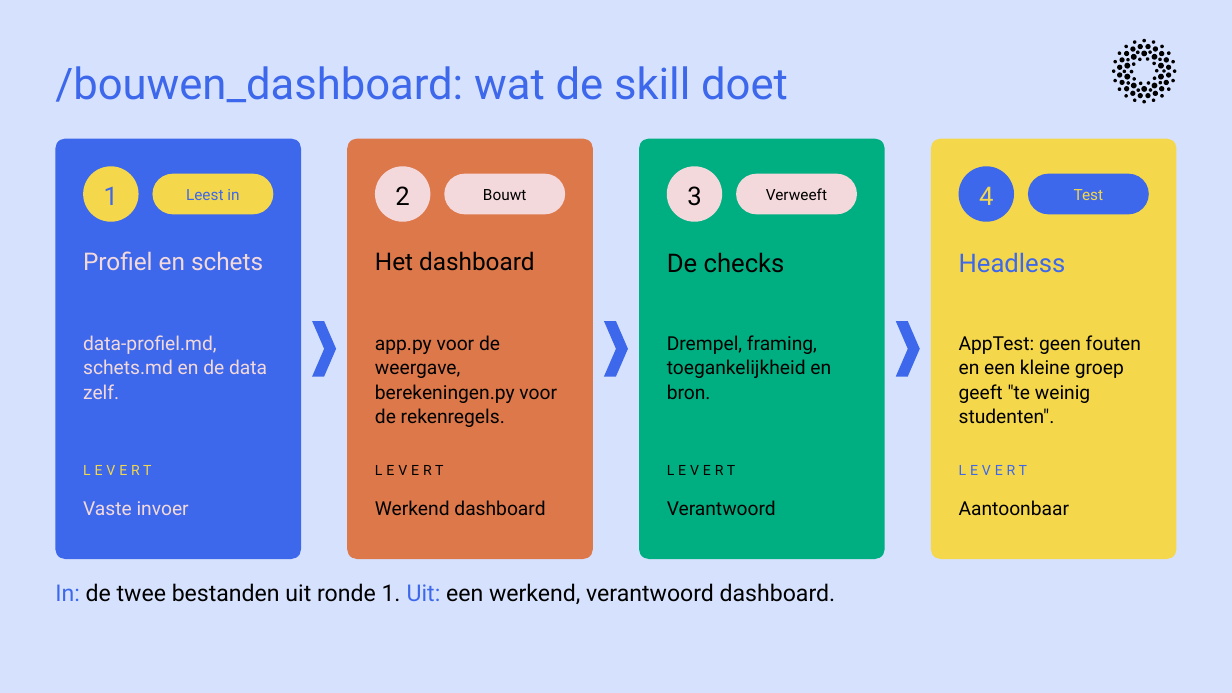
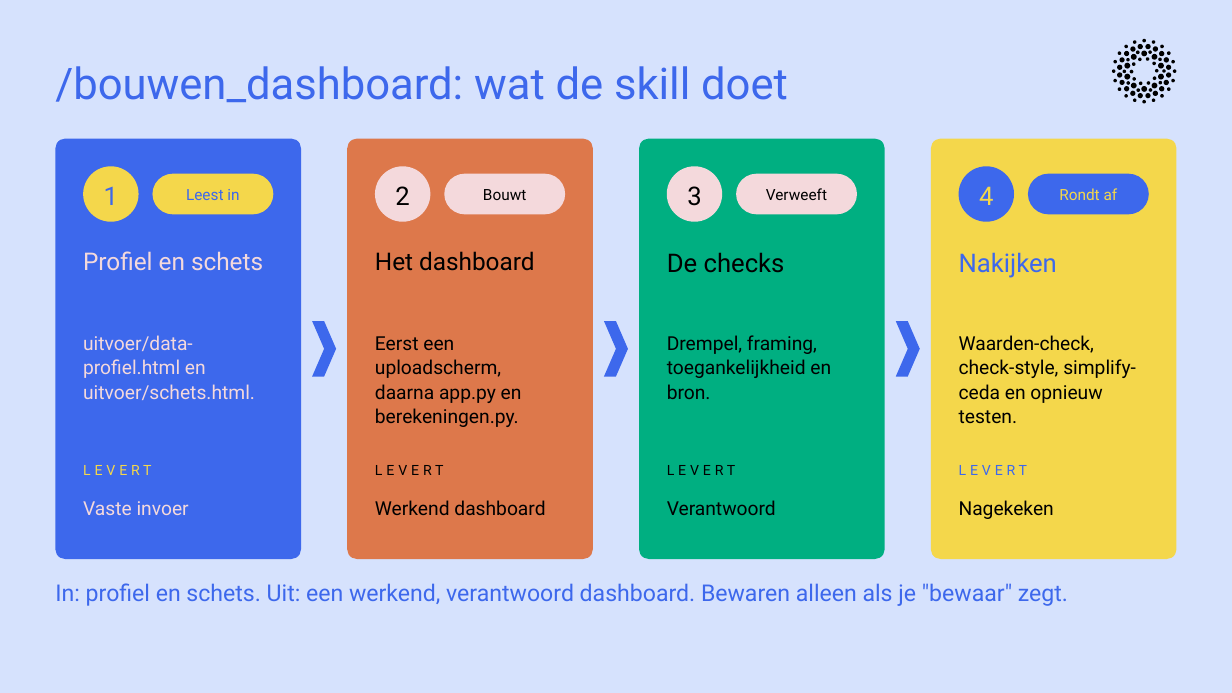
Before and after one commit to cedanl/clidev-presentaties, a slide deck: slide 31 of exports/261005_workshop_rad_uitvoering.pptx (slide 23 before the commit). Drawn at 1232x693 pixels with LibreOffice and Linux fonts; fonts in the diff are those of the drawing. Boxes give left, top, right and bottom in pixels: in the first picture for what was removed or moved away, otherwise in the second. Text is boxed around its words. In the diff, an @@ line names an element or a change of style, - is before the commit and + after.

```diff
--- a/exports/261005_workshop_rad_uitvoering.pptx
+++ b/exports/261005_workshop_rad_uitvoering.pptx
@@ text at [1059,188,1118,200]: text changed @@
-Test
+Rondt af
@@ text at [959,252,1057,278]: text changed @@
-Headless
+Nakijken
@@ text at [83,335,255,400]: text changed @@
-data-profiel.md, schets.md en de data zelf.
+uitvoer/data-profiel.html en uitvoer/schets.html.
@@ text at [375,336,522,427]: text changed @@
-app.py voor de weergave, berekeningen.py voor de rekenregels.
+Eerst een uploadscherm, daarna app.py en berekeningen.py.
@@ text at [959,335,1136,423]: text changed @@
-AppTest: geen fouten en een kleine groep geeft "te weinig studenten".
+Waarden-check, check-style, simplify-ceda en opnieuw testen.
@@ text at [959,500,1054,519]: text changed @@
-Aantoonbaar
+Nagekeken
@@ text at [55,583,1068,606]: text changed; text colour #000000 to #3D68EC @@
-In: de twee bestanden uit ronde 1. Uit: een werkend, verantwoord dashboard.
+In: profiel en schets. Uit: een werkend, verantwoord dashboard. Bewaren alleen als je "bewaar" zegt.
```
Also in this commit, not shown: 12 other slides changed, 10 slides added, 2 slides removed, 1 other file.
